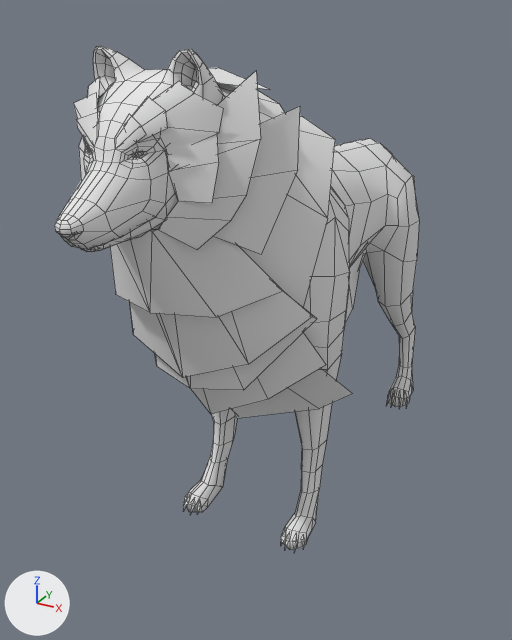
The OBJ model Explorare-Muzeu-Proiect-5-10LF333/Models/Wolf/Wolf_One_obj.obj, before and after one commit.
Before and after are seen from a camera (50 mm lens) standing at (0.37, -0.86, 0.612) and looking at (-0.045, -0.106, 0.235). Lighting does not change. The marker at lower left points along +X, +Y and +Z. Mesh edges are drawn as thin lines. Where no turn or scale is listed for an object, it has been applied to the vertices. Vertices at the same position are counted once.

Objects in the first picture: 'Wolf_obj_body.004_Cube.007'.
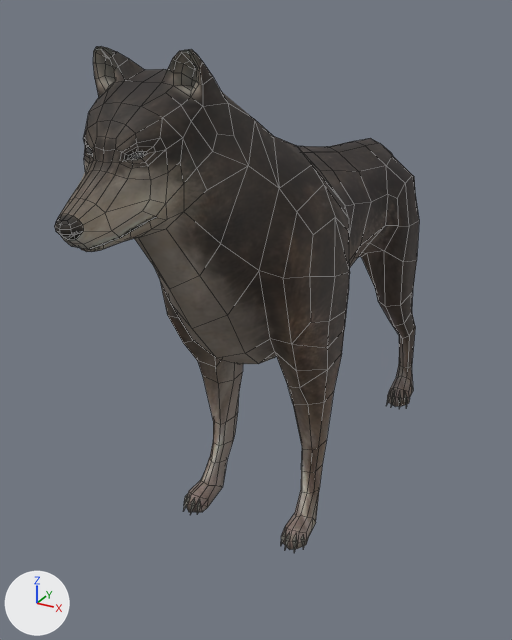
Commit message: wolf update

Changed parts and their boxes (x1, y1, x2, y2) in the pictures (512 x 640 px):
'Wolf_obj_body.004_Cube.007', surface changed, recoloured, reshaped
    both: (54, 46, 419, 551)
part 1 of me_wolf_obj_body_004_cube_007, deleted
    before: (87, 68, 367, 418)
part 2 of me_wolf_obj_body_004_cube_007, deleted
    before: (73, 71, 284, 249)

What the commit changed:
Picture 'Wolf_Body.jpg' (img_wolf_body_jpg) is new.
In material 'Wolf_Body' (mat_wolf_body), base_color is no longer (0.8, 0.8, 0.8), white #e7e7e7.
In material 'Wolf_Body' (mat_wolf_body), texture is now set to img_wolf_body_jpg.
In material 'Wolf_Body' (mat_wolf_body), roughness goes from 1.0 to 0.69.
Material 'Wolf_Claws' (mat_wolf_claws) changes colour from white #e7e7e7 to grey #726f67; in linear values from (0.8, 0.8, 0.8) to (0.167, 0.159, 0.137).
me_wolf_obj_body_004_cube_007 is used by ob_wolf_obj_body_004_cube_007; location (0.0, 0.0, 0.0).
me_wolf_obj_body_004_cube_007 had 1677 vertices, 1566 faces and spanned x -0.122..0.122, y -0.487..0.383, z 0.0..0.584.
me_wolf_obj_body_004_cube_007 now has 1466 vertices, 1460 faces and spans x -0.101..0.101, y -0.487..0.383, z 0.0..0.584.
me_wolf_obj_body_004_cube_007 part 1: 13 loose pieces with 119 vertices, spanning x -0.122..0.122, y -0.416..0.107, z 0.166..0.565, are deleted.
Part 2, on me_wolf_obj_body_004_cube_007:
60 vertices are removed from x -0.09..0.09, y -0.427..-0.203, z 0.427..0.566.
28 faces are deleted.
me_wolf_obj_body_004_cube_007 no longer uses material mat_wolf_fur (white #e7e7e7).
